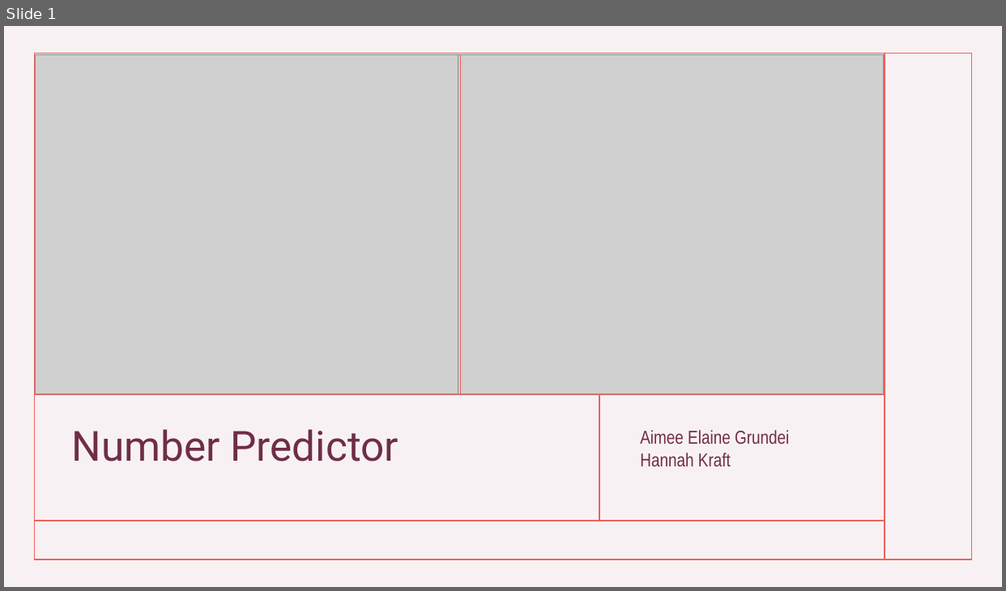
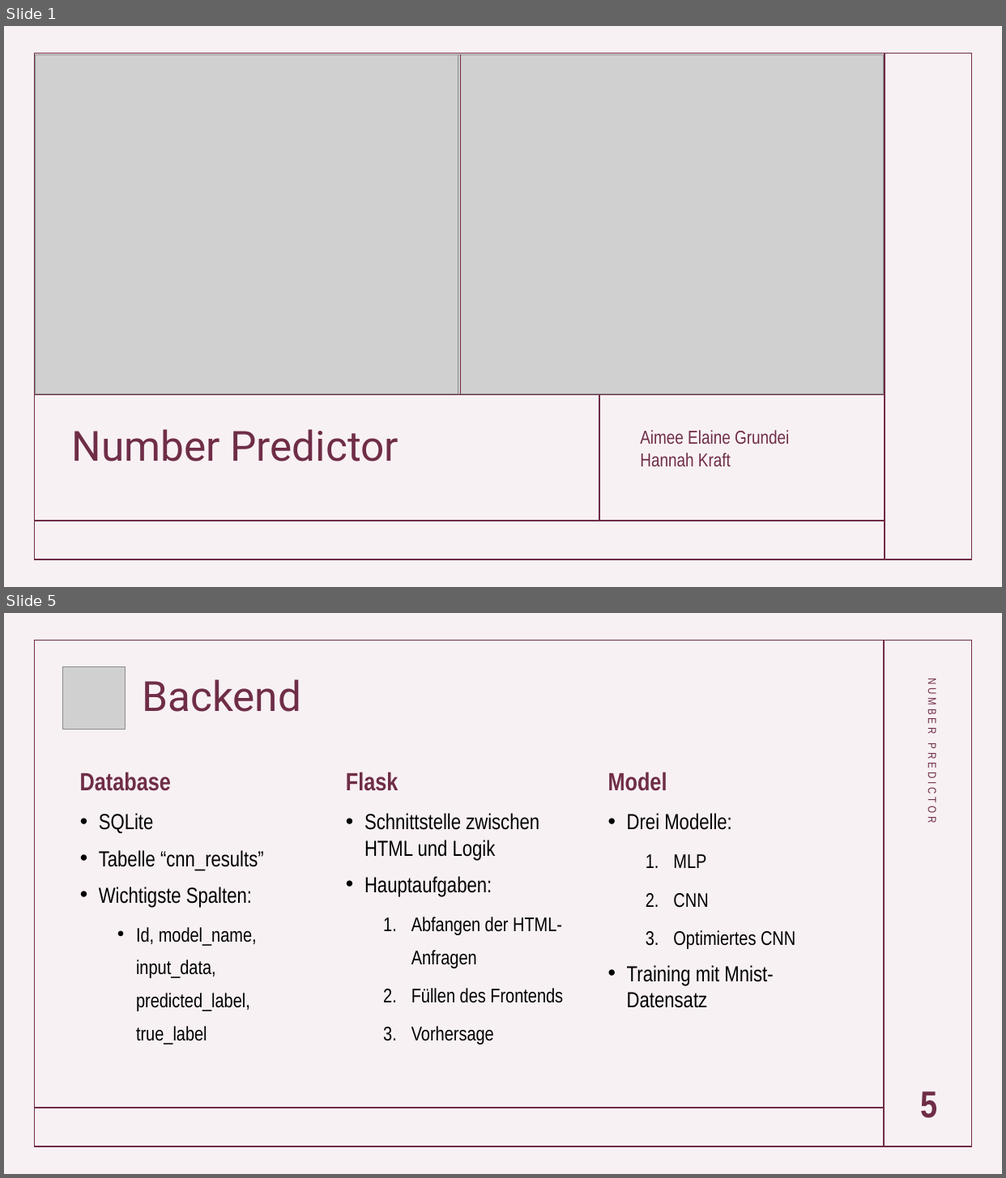
Before and after one commit to AimeeElaineGrundei/project_dski_mnist_dataset, a slide deck: project_documentation/presentation_project_dski.pptx. Shown one above the other, each under a label of ours: slide 1 before the commit, slides 1 and 5 after it; the slides between them are not shown. The pictures are 1006x591 and 1006x1178 pixels, drawn with LibreOffice and Linux fonts; fonts in the diff are those of the drawing; grey boxes stand for pictures. Boxes give left, top, right and bottom in pixels: in the first picture for what was removed or moved away, otherwise in the second. Text is boxed around its words. In the diff, an @@ line names an element or a change of style, - is before the commit and + after.

```diff
--- a/project_documentation/presentation_project_dski.pptx
+++ b/project_documentation/presentation_project_dski.pptx
@@ slide 5 added at box(4, 613, 1002, 1174), background #9E3E65 at 7% opacity; not listed: 1 template element that a slide beside it also shows @@
@@ line added from (884, 641) to (884, 1147), #6F2C47 1 pt @@
@@ picture added at box(63, 667, 126, 729) @@
@@ title added at box(142, 679, 300, 712), 40 pt, text #6F2D47 @@
+Backend
@@ text added at box(926, 683, 939, 821), 11 pt, text #6F2D47 @@
+NUMBER PREDICTOR
@@ text added at box(80, 772, 171, 791), 24 pt, text #6F2D47, bold @@
+Database
@@ text added at box(346, 772, 398, 791), 24 pt, text #6F2D47, bold @@
+Flask
@@ text added at box(608, 772, 667, 791), 24 pt, text #6F2D47, bold @@
+Model
@@ text added at box(99, 813, 264, 1045), 19 pt, text #000000 @@
+• SQLite
+• Tabelle “cnn_results”
+• Wichtigste Spalten:
+  • Id, model_name, input_data, predicted_label, true_label
@@ text added at box(364, 813, 563, 1045), 19 pt, text #000000 @@
+• Schnittstelle zwischen HTML und Logik
+• Hauptaufgaben:
+  1. Abfangen der HTML-Anfragen
+  2. Füllen des Frontends
+  3. Vorhersage
@@ text added at box(627, 813, 795, 1008), 21 pt, text #000000 @@
+• Drei Modelle:
+  1. MLP
+  2. CNN
+  3. Optimiertes CNN
+• Training mit Mnist-Datensatz
@@ page number added at box(920, 1092, 937, 1118), 36 pt, text #6F2D47, bold @@
+5
@@ line added from (35, 1108) to (884, 1108), #6F2C47 1 pt @@
@@ slide 1 changed as well @@
@@ rectangle at box(34, 54, 972, 561): outline #ED625F 1 pt to #6F2C47 1 pt @@
@@ line (461, 395) - (461, 54): stroke #ED625F 1 pt to #6F2D47 1 pt @@
@@ line (884, 54) - (884, 560): stroke #ED625F 1 pt to #6F2C47 1 pt @@
@@ line (34, 395) - (884, 395): stroke #ED625F 1 pt to #6F2C47 1 pt @@
@@ line (600, 395) - (600, 522): stroke #ED625F 1 pt to #6F2C47 1 pt @@
@@ line (34, 521) - (884, 521): stroke #ED625F 1 pt to #6F2C47 1 pt @@
```
Also in this commit, not shown: 5 other slides added, 11 slides removed.
